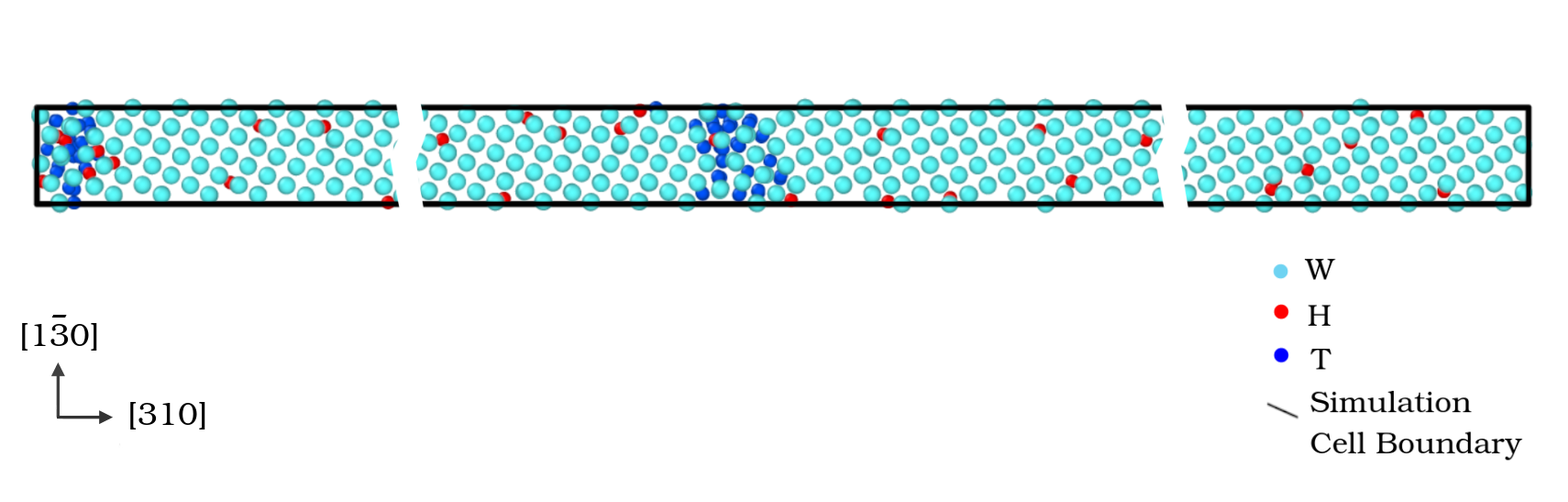
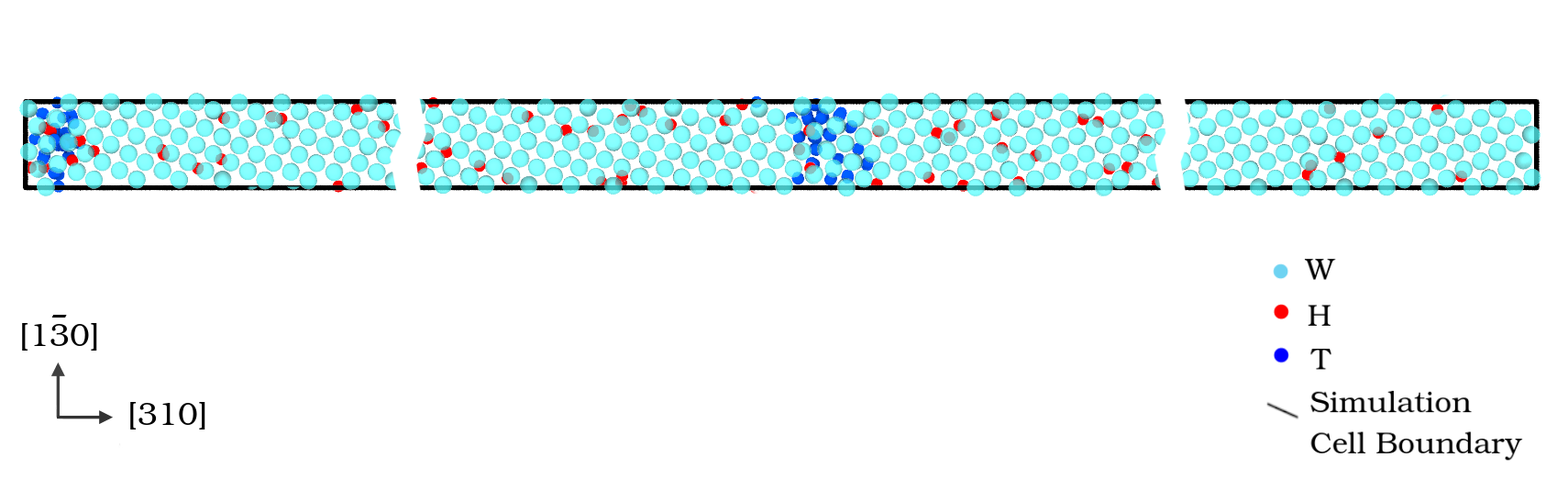
Comparing the layer stacks of the two 1568px x 502px images. Changes:
removed group "Layer Group" (3 layers) over [left=30, top=97, right=1534, bottom=215]
removed layer "GB_HT_atoms.png copy #1" from group "Layer Group" over [left=1180, top=97, right=1534, bottom=215]
removed layer "GB_HT_atoms.png copy" from group "Layer Group" over [left=30, top=97, right=1193, bottom=215]
added group "Layer Group copy" with 3 layers above "-" over [left=19, top=92, right=1542, bottom=198]
added layer "GB_W_atoms.png copy" (85%) in group "Layer Group copy" over [left=19, top=92, right=1542, bottom=198]
added layer "GB_simuCell.png" in group "Layer Group copy" over [left=22, top=98, right=1540, bottom=191]
moved "GB_HT_atoms.png" into group "Layer Group copy", painted on it over [left=23, top=95, right=1469, bottom=215]
